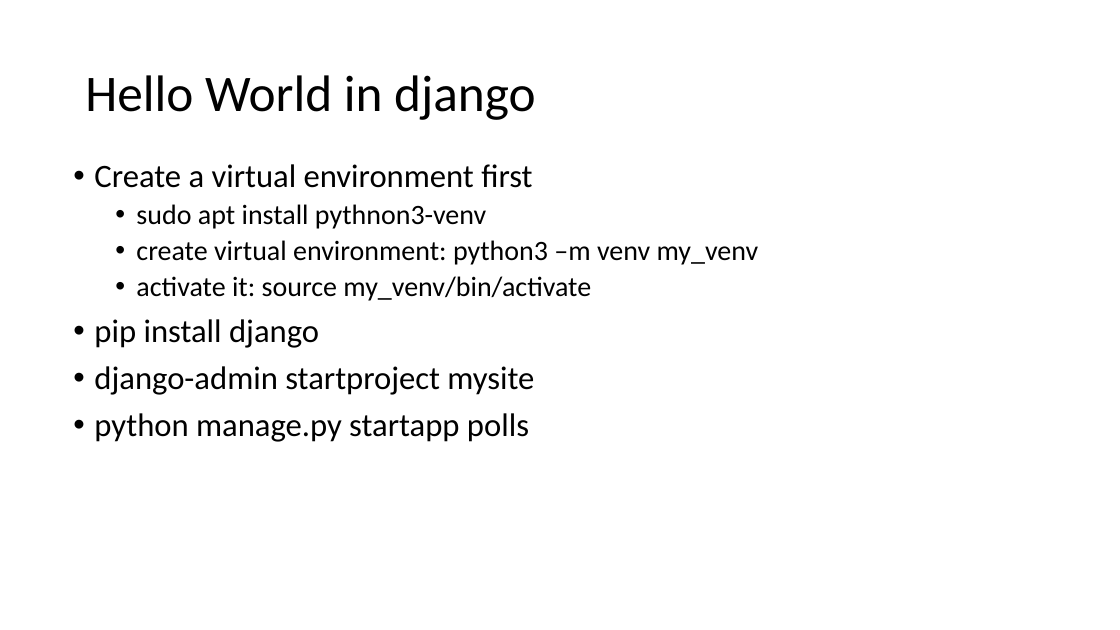
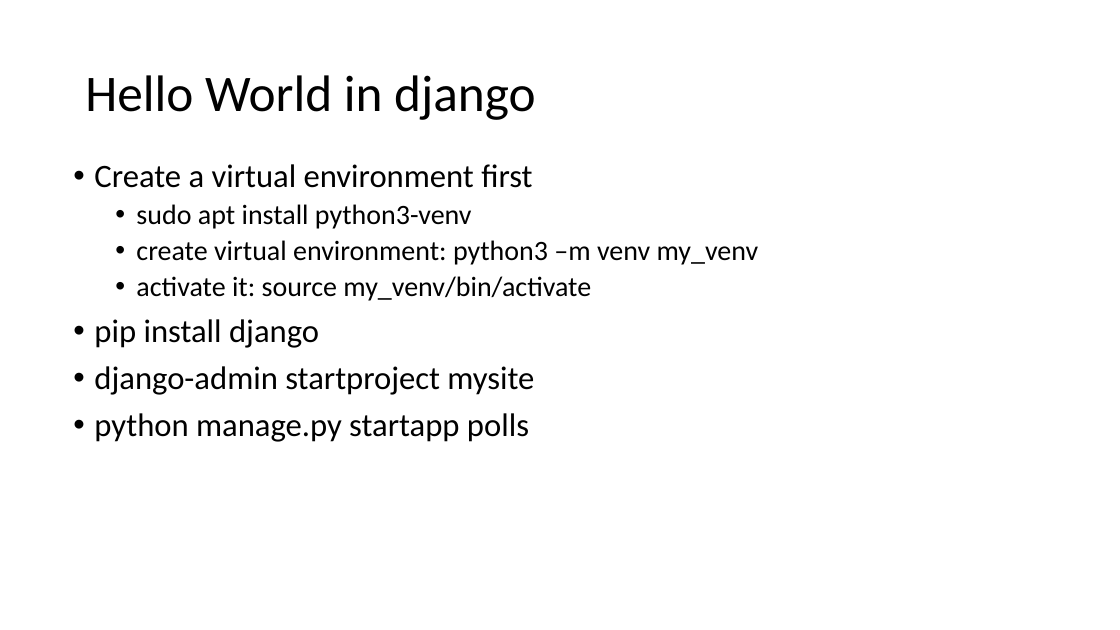
Before and after one commit to uwacsp/cits5503, a slide deck: slide 14 of Lectures/CITS5503WebArchitecture.pptx (slide 9 before the commit). Drawn at 1120x630 pixels with LibreOffice and Linux fonts; fonts in the diff are those of the drawing. Boxes give left, top, right and bottom in pixels: in the first picture for what was removed or moved away, otherwise in the second. Text is boxed around its words. In the diff, an @@ line names an element or a change of style, - is before the commit and + after.

```diff
--- a/Lectures/CITS5503WebArchitecture.pptx
+++ b/Lectures/CITS5503WebArchitecture.pptx
@@ text at bbox=[136, 204, 472, 229]: text changed @@
-  • sudo apt install pythnon3-venv
+  • sudo apt install python3-venv
```
Also in this commit, not shown: 7 other slides changed, 14 slides added, 5 slides removed, 1 other file.
